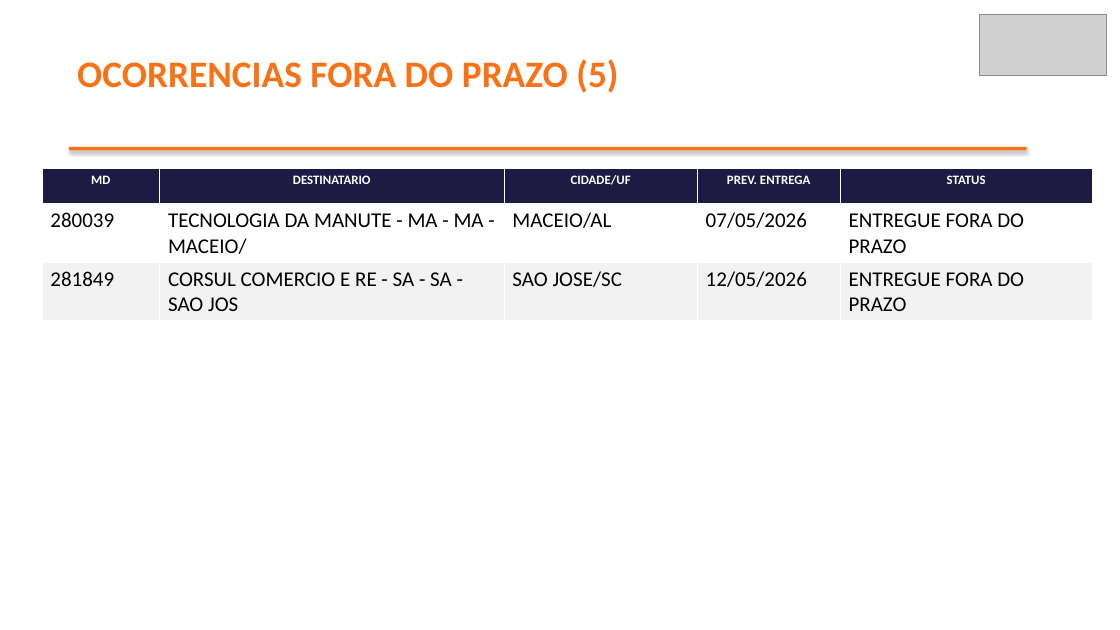
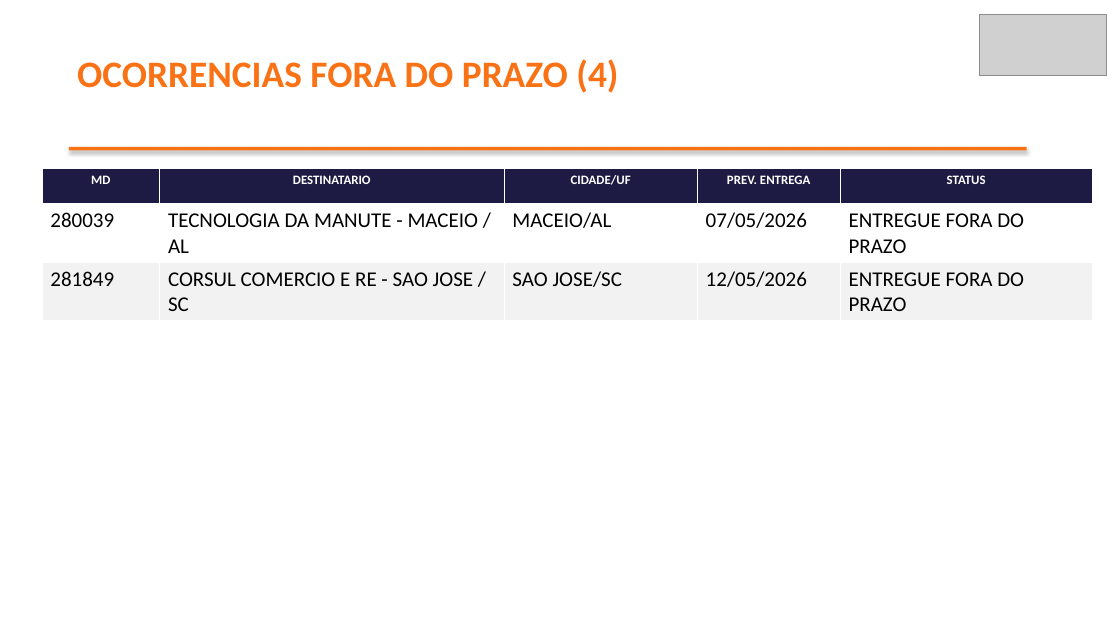
Before and after one commit to brendaelicia-sketch/PortoEX, a slide deck: slide 4 of pptx/maio_2026/HERCULES_EQUIPAMENTOS_DE_PROTE.pptx. Drawn at 1120x630 pixels with LibreOffice and Linux fonts; fonts in the diff are those of the drawing; grey boxes stand for pictures. Boxes give left, top, right and bottom in pixels: in the first picture for what was removed or moved away, otherwise in the second. Text is boxed around its words. In the diff, an @@ line names an element or a change of style, - is before the commit and + after.

```diff
--- a/pptx/maio_2026/HERCULES_EQUIPAMENTOS_DE_PROTE.pptx
+++ b/pptx/maio_2026/HERCULES_EQUIPAMENTOS_DE_PROTE.pptx
@@ text at bbox=[77, 59, 618, 93]: text changed @@
-OCORRENCIAS FORA DO PRAZO (5)
+OCORRENCIAS FORA DO PRAZO (4)
@@ table at bbox=[42, 168, 1092, 315] @@
-row 2, column 2: TECNOLOGIA DA MANUTE - MA - MA - MACEIO/
+row 2, column 2: TECNOLOGIA DA MANUTE - MACEIO / AL
-row 3, column 2: CORSUL COMERCIO E RE - SA - SA - SAO JOS
+row 3, column 2: CORSUL COMERCIO E RE - SAO JOSE / SC
```
Also in this commit, not shown: 4 other slides changed, 1 slide added, 1 slide removed.
